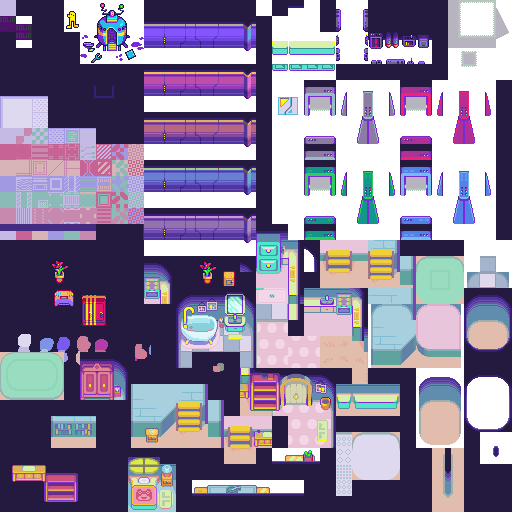
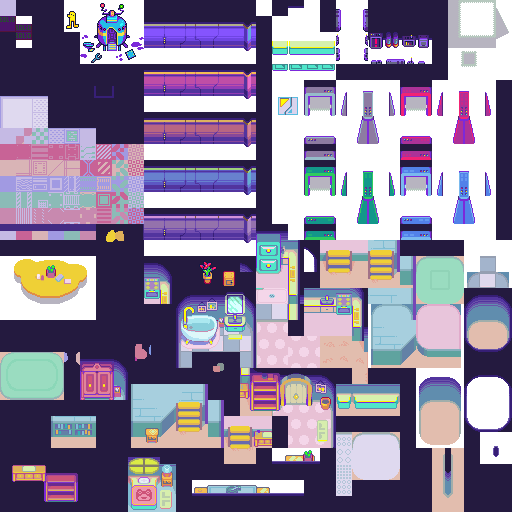
The second 512 × 512 image is a revision of the first. Changes to its layers:
removed layer "Layer 93" from group "BG" over [158, 492, 173, 506]
removed layer "Layer 87" from group "BG" over [158, 492, 173, 494]
removed layer "Layer 78" from group "BG" over [8, 286, 108, 352]
removed layer "Layer 72" from group "BG" over [12, 290, 108, 352]
moved "Layer 54" above "Layer 53", painted on it over [158, 492, 173, 506]
hid "Layer 52", painted on it over [18, 262, 108, 352]
painted on "Layer 51" over [35, 265, 108, 352]
moved "Layer 49" above "Layer 50", painted on it over [0, 230, 173, 506]
removed layer "Layer 63" from group "BG" over [158, 492, 173, 502]
removed layer "Layer 48" from group "BG" over [0, 230, 173, 506]
"Layer 50": opacity 100% → 33%, painted on it over [14, 265, 87, 304]
painted on "Layer 0" over [0, 256, 96, 320]
showed "Layer 19", painted on it over [14, 260, 108, 352]
